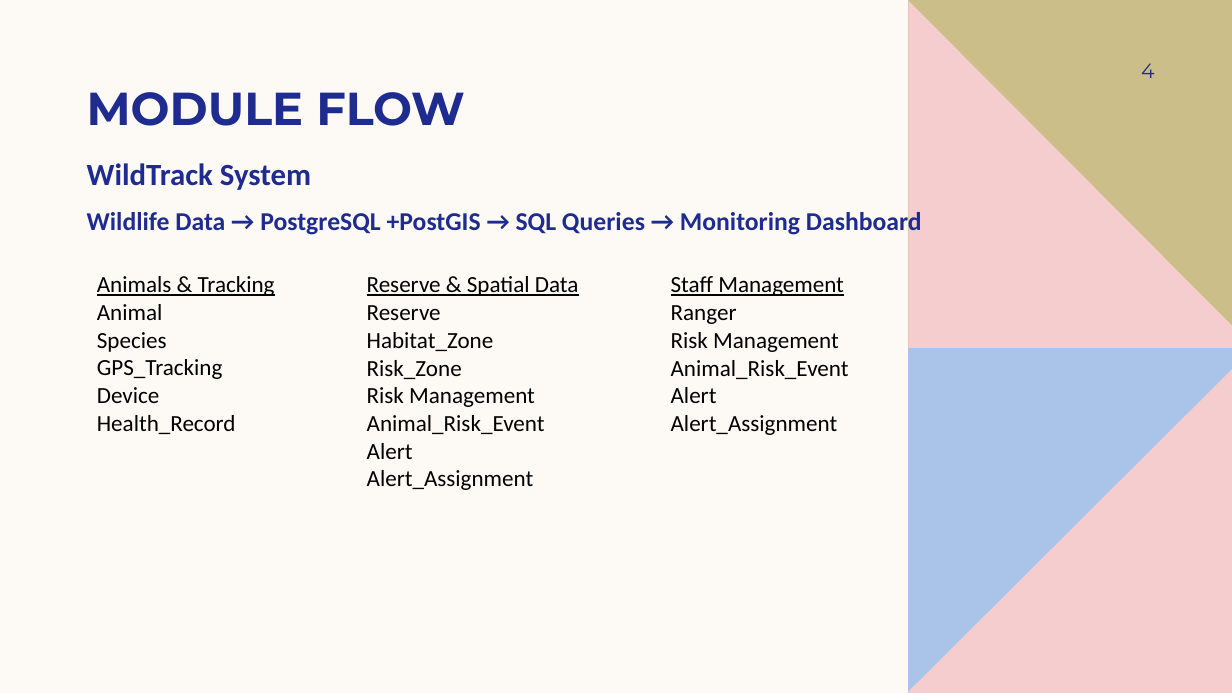
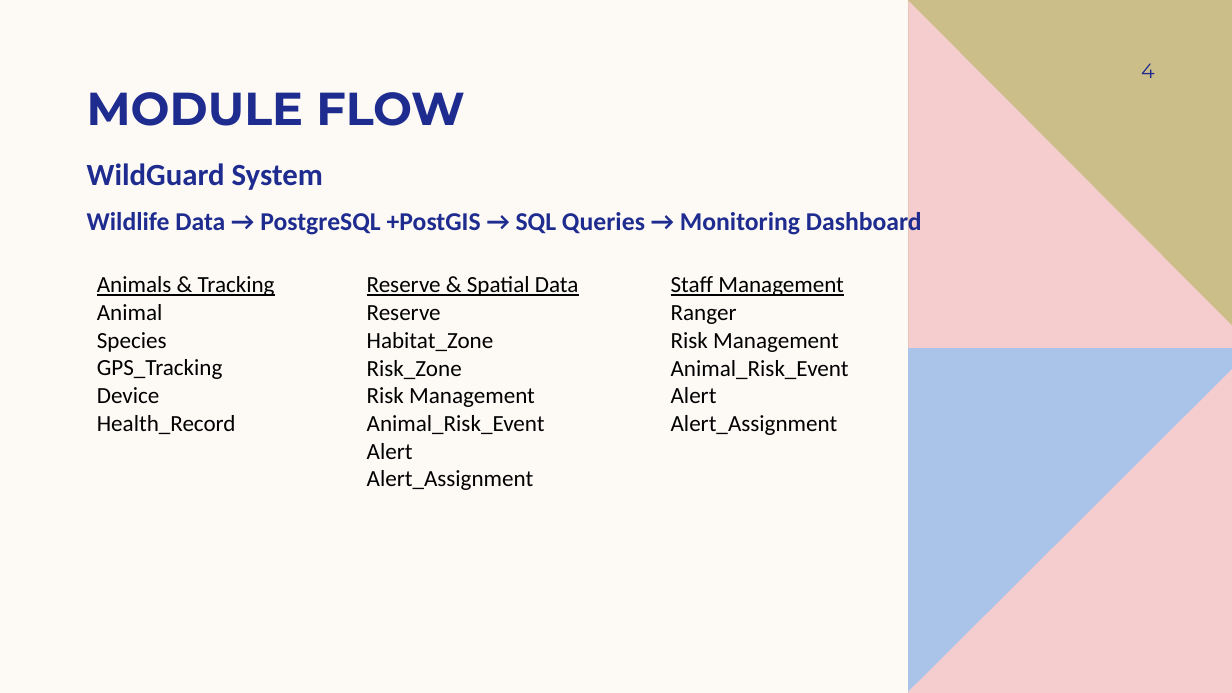
Before and after one commit to MridulaArun/WildGuard---AI-Powered-Animal-Tracking-System, a slide deck: slide 4 of presentations/AI POWERED WILDLIFE TRACKING SYSTEM.pptx. Drawn at 1232x693 pixels with LibreOffice and Linux fonts; fonts in the diff are those of the drawing. Boxes give left, top, right and bottom in pixels: in the first picture for what was removed or moved away, otherwise in the second. Text is boxed around its words. In the diff, an @@ line names an element or a change of style, - is before the commit and + after.

```diff
--- a/presentations/AI POWERED WILDLIFE TRACKING SYSTEM.pptx
+++ b/presentations/AI POWERED WILDLIFE TRACKING SYSTEM.pptx
@@ text at (87, 163, 323, 190): text changed @@
-WildTrack System
+WildGuard System
```
